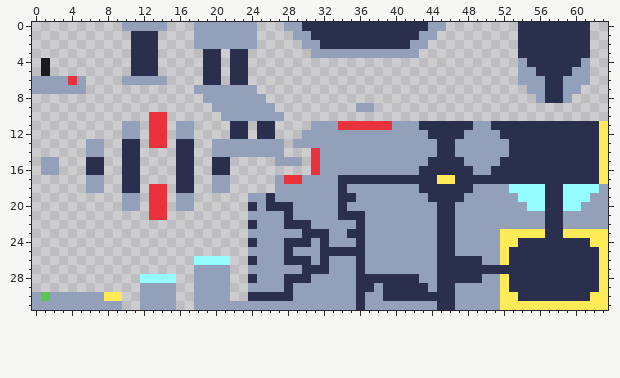
Pixel-art sprite -- resources/textures/map.png. Above: the version before the commit.
The file is 64x32 pixels.
And afterwards:
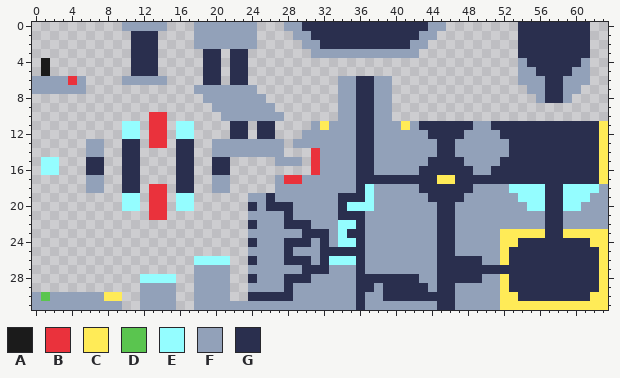
Palette (. is transparent): A #1b1b1b  B #ea323c  C #ffeb57  D #5ac54f  E #94fdff  F #92a1b9  G #2a2f4e
The edit:
@@ x 0..43 @@
  5 .A.........GGG.....GG.GG....................
- 6 FFFFBF....FFFFF....GG.GG....................
- 7 FFFFFF............FFFFFFF...................
- 8 ...................FFFFFFF..................
- 9 ....................FFFFFFF.........FF......
-10 .............BB......FFFFFFF................
-11 ..........FF.BB.FF....GG.GG....FFFBBBBBBFFFG
-12 ..........FF.BB.FF....GG.GG...FFFFFFFFFFFFFF
-13 ......FF..GG.BB.GG..FFFFFFFF.FFFFFFFFFFFFFFF
-14 ......FF..GG....GG..FFFFFFFF...BFFFFFFFFFFFF
-15 .FF...GG..GG....GG..GG.....FFF.BFFFFFFFFFFFF
-16 .FF...GG..GG....GG..GG.........BFFFFFFFFFFFG
-17 ......FF..GG....GG..FF.....FBBFFFFGGGGGGGGGG
-18 ......FF..GG.BB.GG..FF.....FFFFFFFGFFFFFFFFG
-19 ..........FF.BB.FF......FFGFFFFFFFGGFFFFFFFF
-20 ..........FF.BB.FF......GFGGGFFFFFGFFFFFFFFF
+ 6 FFFFBF....FFFFF....GG.GG..........FFGGFF....
+ 7 FFFFFF............FFFFFFF.........FFGGFF....
+ 8 ...................FFFFFFF........FFGGFF....
+ 9 ....................FFFFFFF.......FFGGFF....
+10 .............BB......FFFFFFF......FFGGFF....
+11 ..........EE.BB.EE....GG.GG....FCFFFGGFFFCFG
+12 ..........EE.BB.EE....GG.GG...FFFFFFGGFFFFFF
+13 ......FF..GG.BB.GG..FFFFFFFF.FFFFFFFGGFFFFFF
+14 ......FF..GG....GG..FFFFFFFF...BFFFFGGFFFFFF
+15 .EE...GG..GG....GG..GG.....FFF.BFFFFGGFFFFFF
+16 .EE...GG..GG....GG..GG.........BFFFFGGFFFFFG
+17 ......FF..GG....GG..FF.....FBBFFFFFFGGGGGGGG
+18 ......FF..GG.BB.GG..FF.....FFFFFFFFFGEFFFFFG
+19 ..........EE.BB.EE......FFGFFFFFFFGGGEFFFFFF
+20 ..........EE.BB.EE......GFGGGFFFFFGEEEFFFFFF
 21 .............BB.........FFFFGFFFFFGGGFFFFFFF
-22 ........................GFFFGGGFFFFFGFFFFFFF
-23 ........................FFFFFFGGGFFGGFFFFFFF
-24 ........................GFFFGGGFGFFFGFFFFFFF
+22 ........................GFFFGGGFFFEEGFFFFFFF
+23 ........................FFFFFFGGGFEGGFFFFFFF
+24 ........................GFFFGGGFGFEEGFFFFFFF
 25 ........................FFFFGFFFGGGGGFFFFFFF
-26 ..................EEEE..GFFFGGGFGFFFGFFFFFFF
+26 ..................EEEE..GFFFGGGFGEEEGFFFFFFF
 27 ..................FFFF..FFFFFFGGGFFFGFFFFFFF
Changed places in both pictures, as pixel boxes (x1, y1, x2, y2):
changed: (320, 76, 410, 265)
changed: (122, 121, 140, 139)
changed: (176, 121, 194, 139)
changed: (41, 157, 59, 175)
changed: (122, 193, 140, 211)
changed: (176, 193, 194, 211)
